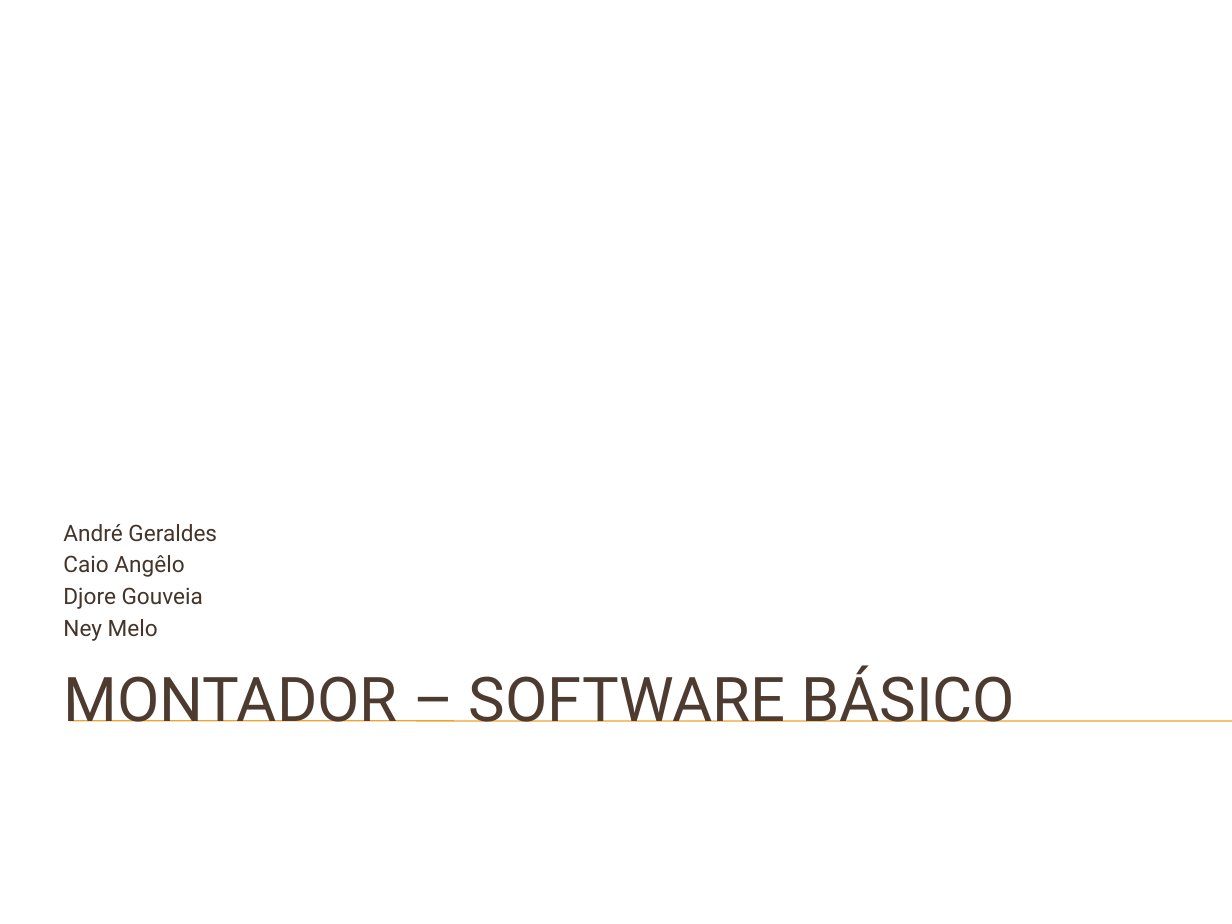
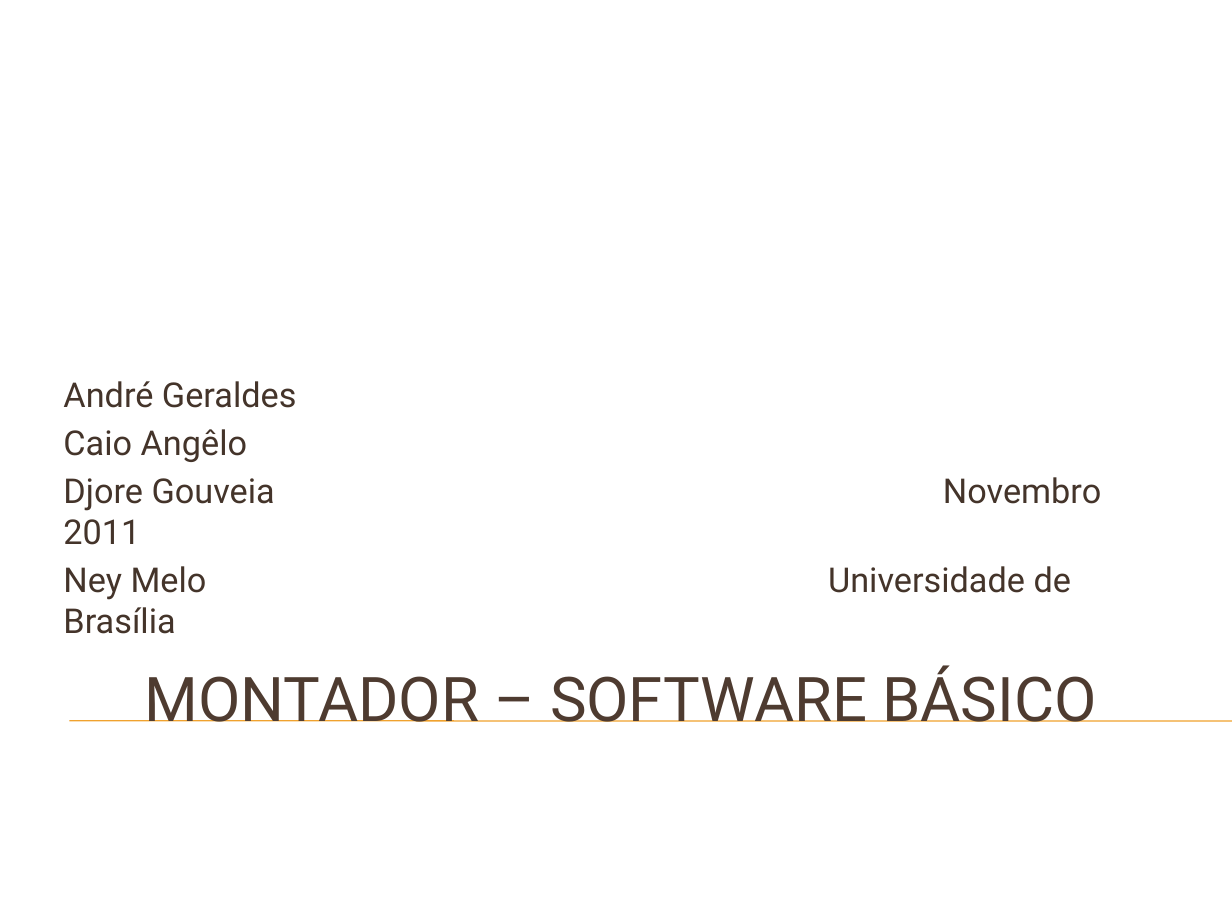
Before and after one commit to badershs/mips-assembler-unb, a slide deck: slide 1 of doc/Apresentação do GMAG – Software Básico.pptx. Drawn at 1232x924 pixels with LibreOffice and Linux fonts; fonts in the diff are those of the drawing; background and template pictures are left out. Boxes give left, top, right and bottom in pixels: in the first picture for what was removed or moved away, otherwise in the second. Text is boxed around its words. In the diff, an @@ line names an element or a change of style, - is before the commit and + after.

Commit message:
Updated the presentation

```diff
--- a/doc/Apresentação do GMAG – Software Básico.pptx
+++ b/doc/Apresentação do GMAG – Software Básico.pptx
@@ subtitle at (x1=63, y1=381, x2=297, y2=462): size 13.2 to 20 pt in "André Geraldes", "Caio Angêlo"; more space between paragraphs @@
@@ subtitle at (x1=63, y1=478, x2=1071, y2=600): text changed; size 13.2 to 20 pt @@
-Djore Gouveia
-Ney Melo
+Djore Gouveia Novembro 2011
+Ney Melo Universidade de Brasília
@@ title "MONTADOR – SOFTWARE BÁSICO" at (x1=145, y1=665, x2=1096, y2=722): alignment left to centre @@
```
Also in this commit, not shown: 1 other slide changed, 15 slides added, 13 slides removed.
